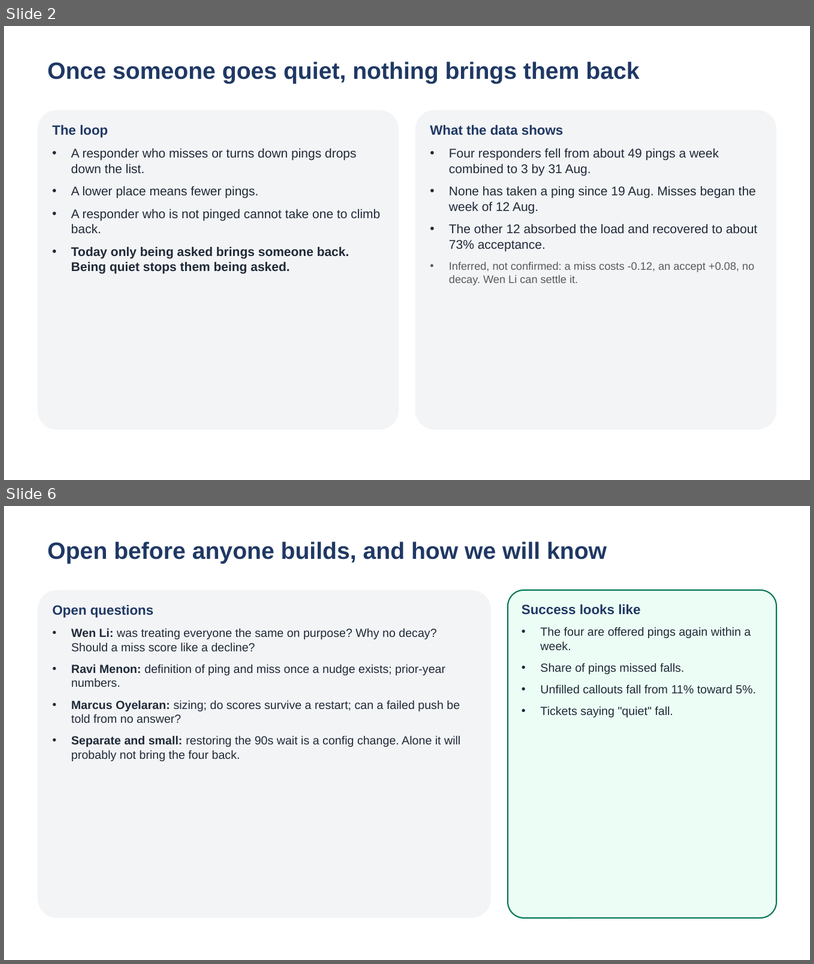
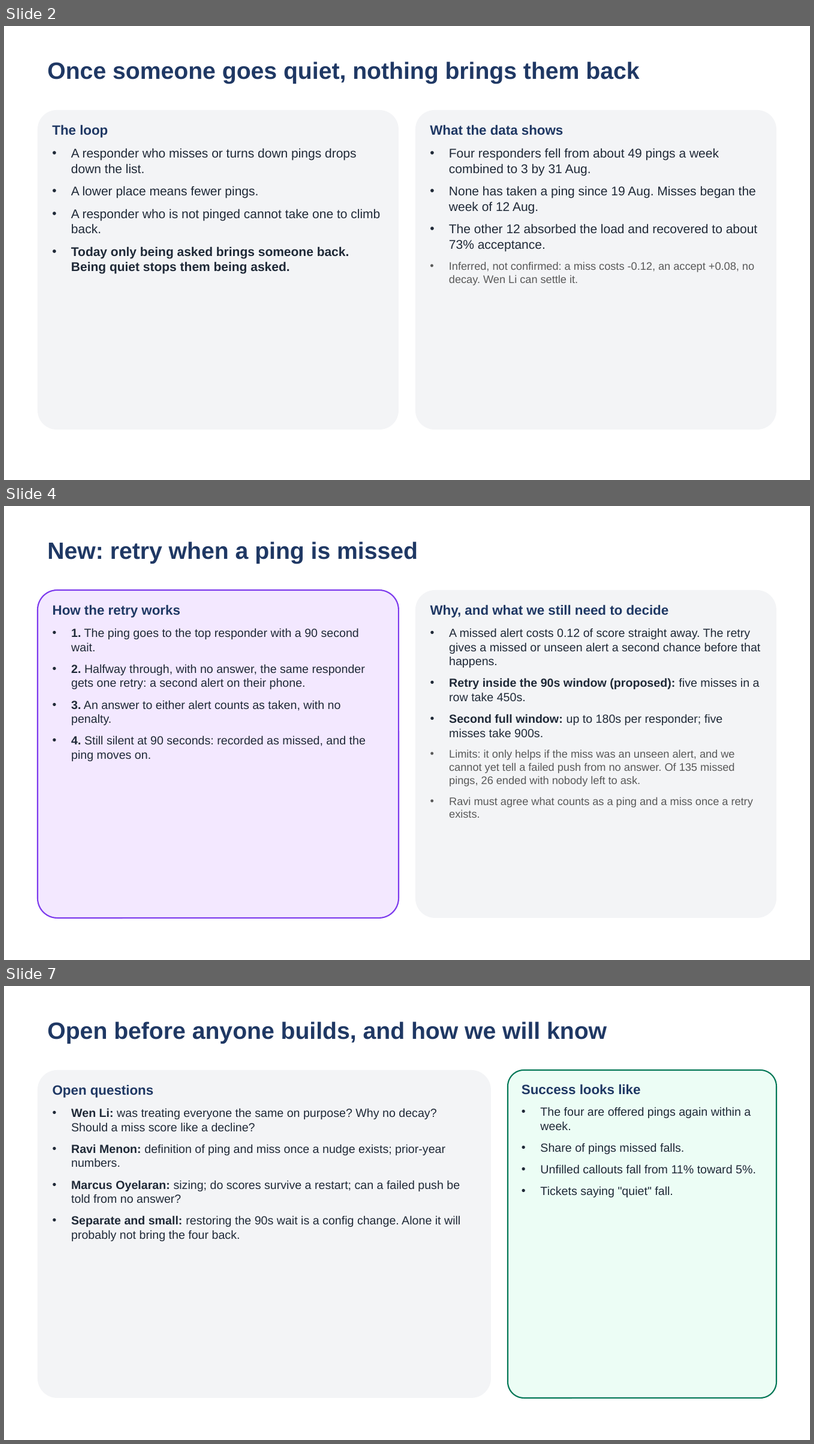
Before and after one commit to Strueb/claude-code-for-pms-final, a slide deck: 05-super-speed/quiet-responders-deck.pptx. Shown one above the other, each under a label of ours: slides 2 and 6 before the commit, slides 2, 4 and 7 after it; the slides between them are not shown. The pictures are 814x964 and 814x1444 pixels, drawn with LibreOffice and Linux fonts; fonts in the diff are those of the drawing. Boxes give left, top, right and bottom in pixels: in the first picture for what was removed or moved away, otherwise in the second. Text is boxed around its words. In the diff, an @@ line names an element or a change of style, - is before the commit and + after.

Commit message:
Module 5 work: deck with retry slide

```diff
--- a/05-super-speed/quiet-responders-deck.pptx
+++ b/05-super-speed/quiet-responders-deck.pptx
@@ slide 4 added at [4, 506, 810, 960], background #FFFFFF @@
@@ text added at [47, 541, 418, 564], 28 pt, text #1F3864, bold @@
+New: retry when a ping is missed
@@ rounded rectangle added at [38, 590, 399, 918], fill #F3E8FF, outline #7C3AED 1.5 pt, 14 pt, text #1F2937 @@
+How the retry works
+• 1. The ping goes to the top responder with a 90 second wait.
+• 2. Halfway through, with no answer, the same responder gets one retry: a second alert on their phone.
+• 3. An answer to either alert counts as taken, with no penalty.
+• 4. Still silent at 90 seconds: recorded as missed, and the ping moves on.
@@ rounded rectangle added at [416, 590, 777, 918], fill #F3F4F6, 14 pt, text #1F2937 @@
+Why, and what we still need to decide
+• A missed alert costs 0.12 of score straight away. The retry gives a missed or unseen alert a second chance before that happens.
+• Retry inside the 90s window (proposed): five misses in a row take 450s.
+• Second full window: up to 180s per responder; five misses take 900s.
+• Limits: it only helps if the miss was an unseen alert, and we cannot yet tell a failed push from no answer. Of 135 missed pings, 26 ended with nobody left to ask.
+• Ravi must agree what counts as a ping and a miss once a retry exists.
@@ what was slide 6 is now slide 7 @@
```
Also in this commit, not shown: 3 slides changed.
